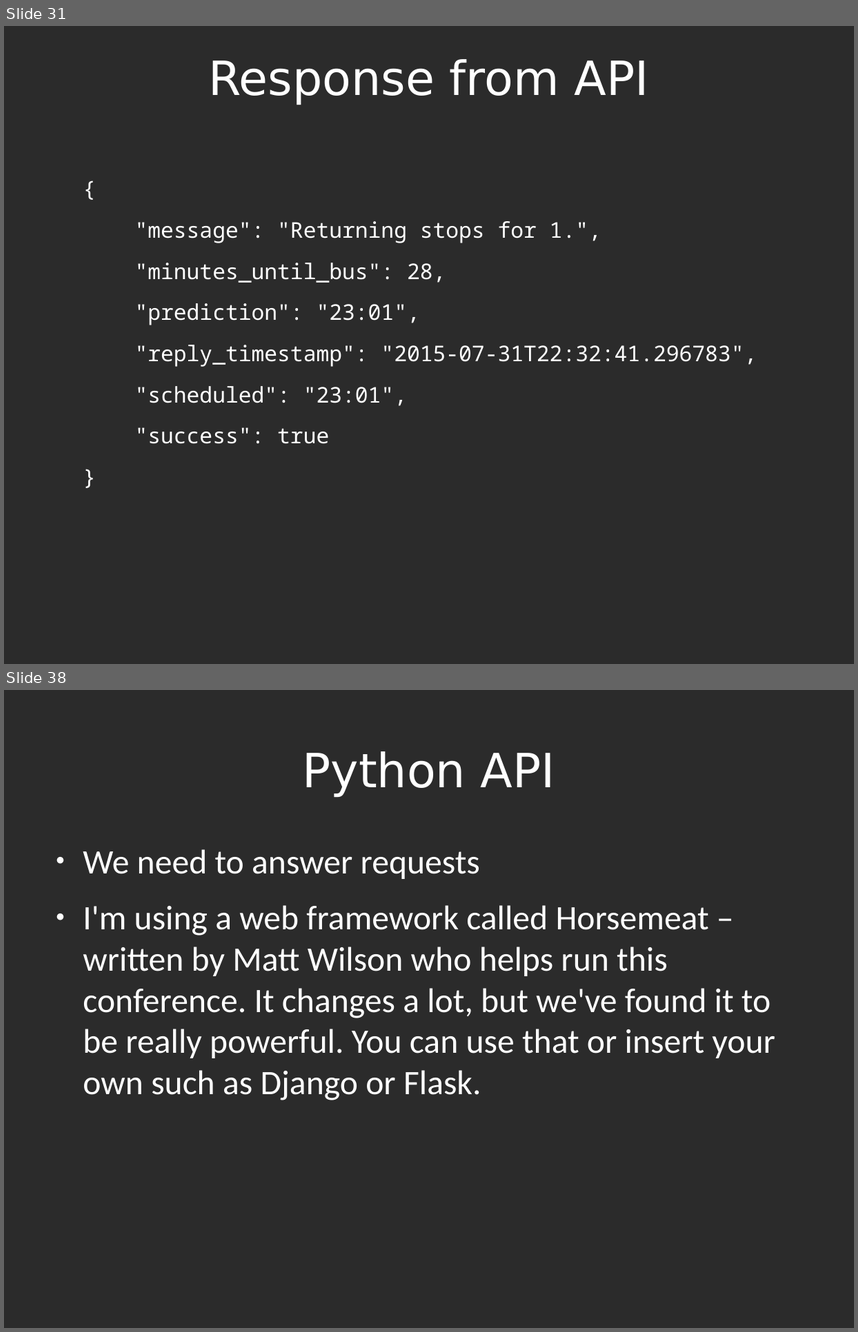
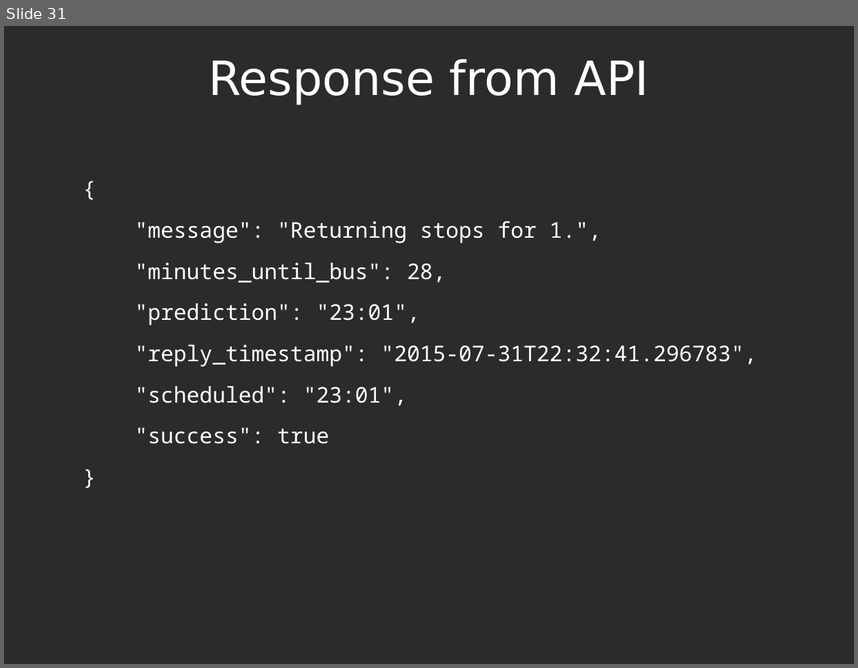
Before and after one commit to bormesh/buspebble, a slide deck: docs/pyohio talk.odp. Shown one above the other, each under a label of ours: slides 31 and 38 before the commit, slide 31 after it; the slides between them are not shown. The pictures are 858x1332 and 858x668 pixels, drawn with LibreOffice and Linux fonts; fonts in the diff are those of the drawing; background and template pictures are left out; a plain dark background stands for a picture behind light text. Boxes give left, top, right and bottom in pixels: in the first picture for what was removed or moved away, otherwise in the second. Text is boxed around its words. In the diff, an @@ line names an element or a change of style, - is before the commit and + after.

```diff
--- a/docs/pyohio talk.odp
+++ b/docs/pyohio talk.odp
@@ slide 38 removed at (x1=4, y1=690, x2=854, y2=1328), background picture (left out) @@
@@ title removed at (x1=302, y1=751, x2=555, y2=797) @@
-Python API
@@ text removed at (x1=83, y1=849, x2=775, y2=1101) @@
-● We need to answer requests
-● I'm using a web framework called Horsemeat – written by Matt Wilson who helps run this conference. It changes a lot, but we've found it to be really powerful. You can use that or insert your own such as Django or Flask.
```
Also in this commit, not shown: 2 slides changed, 8 slides added, 4 other slides removed.
